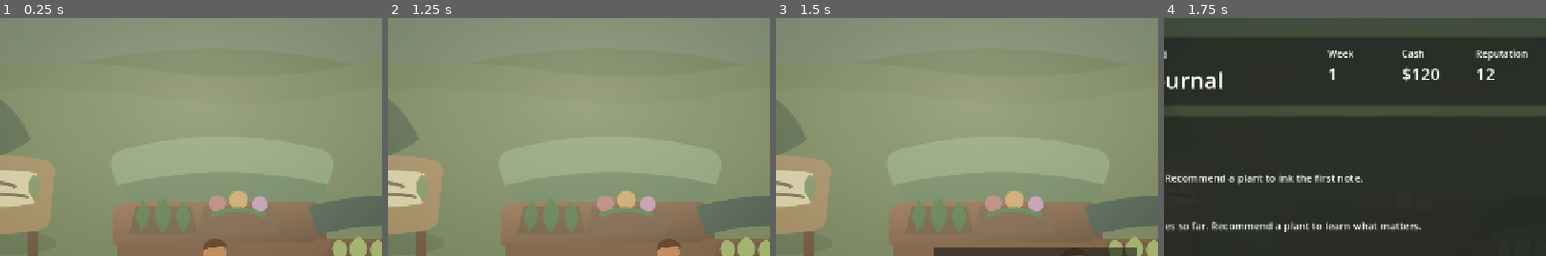
Above: before the commit, frames 1-4 (left to right).
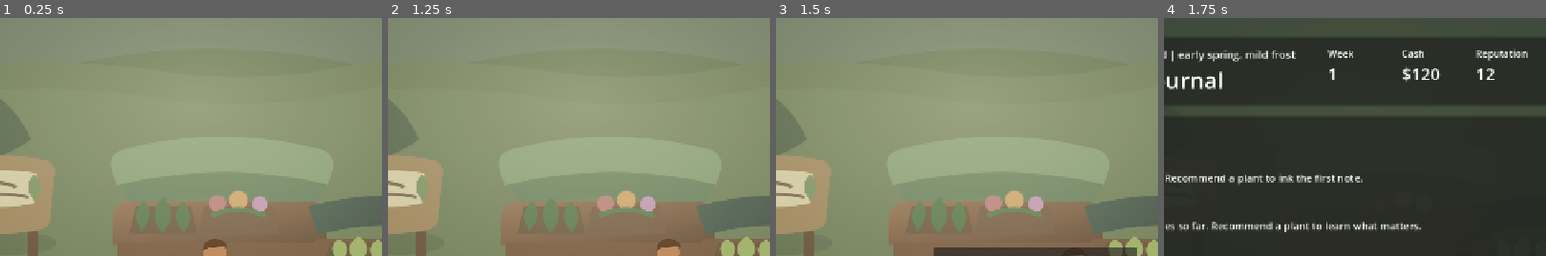
Above: after the commit, the same moments.

Repository: ethan-adams/garden-nursery
Game: Godot game, scene res://scenes/main/main.tscn
The game is run twice, just before and just after one commit, with the same random seed, the same clock (stepped at 60 frames per second) and the same inputs.
Inputs:
- Up to frame 1 (0.25 s): no input
- Up to frame 2 (1.25 s): tap Enter (ui_accept) at 0.5, 0.77 s; hold Right (ui_right) from 0.53 s (still down)
- Up to frame 3 (1.5 s): release Right (ui_right) at 1.28 s; hold Down (ui_down) from 1.28 s (still down)
- Up to frame 4 (1.75 s): keep holding Down (ui_down); tap Enter (ui_accept) at 1.52 s
The pictures show only the part of the screen within x 22-72%, y 0-50%; the shares and areas given below are measured in that part.

Frames 1-3 are identical in both runs. In frame 4, 0.6% of the frame differs, in the area x 2-35%, y 13-19%.

Commit message:
feat: add Hush Arbor weather calendar

Diff:
--- a/godot/data/regions/hush_arbor.json
+++ b/godot/data/regions/hush_arbor.json
@@ -18,6 +18,63 @@
     "cash": 120,
     "reputation": 12
   },
+  "season_calendar": [
+    {
+      "week": 1,
+      "season": "early spring",
+      "weather": "mild frost",
+      "forecast": "Mist in the low lane could clear into one silver-edged frost before market day.",
+      "points_to_traits": ["hardy", "early-spring", "cool-spring"],
+      "risk_traits": ["tender", "warmth-loving"],
+      "propagation_bonus_traits": ["hardy", "cool-spring"],
+      "propagation_risk_traits": ["tender", "warmth-loving"],
+      "uncertainty": 0.28
+    },
+    {
+      "week": 2,
+      "season": "mid spring",
+      "weather": "orchard bloom",
+      "forecast": "Old pear bloom has bees working every warm hour between showers.",
+      "points_to_traits": ["pollinator", "story-rich", "porch-friendly"],
+      "risk_traits": [],
+      "propagation_bonus_traits": ["pollinator", "damp-tolerant"],
+      "propagation_risk_traits": [],
+      "uncertainty": 0.2
+    },
+    {
+      "week": 3,
+      "season": "late spring",
+      "weather": "warm spell",
+      "forecast": "Three bright afternoons are likely, though the creek still cools the night air.",
+      "points_to_traits": ["culinary", "warmth-loving", "porch-friendly"],
+      "risk_traits": ["shade"],
+      "propagation_bonus_traits": ["warmth-loving", "culinary"],
+      "propagation_risk_traits": ["cool-spring"],
+      "uncertainty": 0.34
+    },
+    {
+      "week": 4,
+      "season": "early summer",
+      "weather": "wet lanes",
+      "forecast": "Rain keeps the lane soft; north porches smell like moss and wet stone.",
+      "points_to_traits": ["damp-tolerant", "shade", "low-effort"],
+      "risk_traits": ["drought-tolerant"],
+      "propagation_bonus_traits": ["damp-tolerant", "shade"],
+      "propagation_risk_traits": ["drought-tolerant"],
+      "uncertainty": 0.24
+    },
+    {
+      "week": 5,
+      "season": "late autumn",
+      "weather": "damp autumn",
+      "forecast": "Fog hangs in the orchard rows and customers ask what will settle in before cold.",
+      "points_to_traits": ["hardy", "soil-builder", "old-orchards"],
+      "risk_traits": ["tender", "warmth-loving"],
+      "propagation_bonus_traits": ["hardy", "soil-builder"],
+      "propagation_risk_traits": ["tender"],
+      "uncertainty": 0.3
+    }
+  ],
   "market_signals": [
     {
       "id": "weather_board_frost",
--- a/godot/scripts/core/nursery_run_state.gd
+++ b/godot/scripts/core/nursery_run_state.gd
@@ -137,7 +137,7 @@
 		}
 	var care_fit := NurseryRules.care_climate_fit(plant, region, current_signal())
 	var climate_score := int(care_fit.get("score", 0))
-	var adjusted_success = clamp(float(profile.get("success_chance", 0.75)) + (float(climate_score) * 0.03), 0.45, 0.98)
+	var adjusted_success: float = clamp(float(profile.get("success_chance", 0.75)) + (float(climate_score) * 0.03), 0.45, 0.98)
 	cash -= cost
 	weekly_bench_spend += cost
 	var tray := {
@@ -219,7 +219,8 @@
 
 func complete_propagation_tray(tray: Dictionary, plant: Dictionary) -> Dictionary:
 	var yield_count := int(tray.get("yield", 1))
-	var success_chance := float(tray.get("success_chance", 0.75))
+	var weather_adjustment := propagation_weather_adjustment(plant)
+	var success_chance: float = clamp(float(tray.get("success_chance", 0.75)) + weather_adjustment, 0.35, 0.98)
 	var roll := randf()
 	var rooted_count := 0
 	var result_label := "failed"
@@ -234,17 +235,21 @@
 		add_log("Propagation finished: %s added %d stock." % [plant.get("name", "tray"), rooted_count])
 		return {
 			"rooted": rooted_count,
-			"text": "%s tray %s: %d of %d starts joined inventory." % [
+			"text": "%s tray %s: %d of %d starts joined inventory. %s" % [
 				plant.get("name", "Propagation"),
 				result_label,
 				rooted_count,
-				yield_count
+				yield_count,
+				weather_propagation_text(weather_adjustment)
 			]
 		}
 	add_log("Propagation failed before saleable stock.")
 	return {
 		"rooted": 0,
-		"text": "%s tray failed gently: green at the edges, but not saleable yet." % plant.get("name", "Propagation")
+		"text": "%s tray failed gently: green at the edges, but not saleable yet. %s" % [
+			plant.get("name", "Propagation"),
+			weather_propagation_text(weather_adjustment)
+		]
 	}
 
 
@@ -301,8 +306,64 @@
 func current_signal() -> Dictionary:
 	var signals: Array = region.get("market_signals", [])
 	if signals.is_empty():
+		return current_calendar_signal()
+	return merged_signal_with_calendar(signals[selected_signal_index % signals.size()])
+
+
+func current_calendar_entry() -> Dictionary:
+	var calendar: Array = region.get("season_calendar", [])
+	if calendar.is_empty():
 		return {}
-	return signals[selected_signal_index % signals.size()]
+	var index := int(clamp(week - 1, 0, calendar.size() - 1))
+	return calendar[index]
+
+
+func current_calendar_signal() -> Dictionary:
+	var entry := current_calendar_entry()
+	if entry.is_empty():
+		return {}
+	return {
+		"id": "calendar_week_%d" % week,
+		"source": "%s forecast" % entry.get("weather", "weather"),
+		"text": entry.get("forecast", ""),
+		"points_to_traits": entry.get("points_to_traits", []),
+		"risk_traits": entry.get("risk_traits", []),
+		"uncertainty": float(entry.get("uncertainty", 0.25))
+	}
+
+
+func merged_signal_with_calendar(signal_data: Dictionary) -> Dictionary:
+	var entry := current_calendar_entry()
+	if entry.is_empty():
+		return signal_data
+	var merged := signal_data.duplicate(true)
+	merged["source"] = "%s + %s" % [signal_data.get("source", "market signal"), entry.get("weather", "forecast")]
+	merged["text"] = "%s\nForecast: %s" % [signal_data.get("text", ""), entry.get("forecast", "")]
+	merged["points_to_traits"] = _unique_strings(signal_data.get("points_to_traits", []) + entry.get("points_to_traits", []))
+	merged["risk_traits"] = _unique_strings(signal_data.get("risk_traits", []) + entry.get("risk_traits", []))
+	merged["uncertainty"] = max(float(signal_data.get("uncertainty", 0.0)), float(entry.get("uncertainty", 0.0)))
+	return merged
+
+
+func propagation_weather_adjustment(plant: Dictionary) -> float:
+	var entry := current_calendar_entry()
+	if entry.is_empty():
+		return 0.0
+	var traits: Array = plant.get("traits", [])
+	var bonus := NurseryRules.trait_score(traits, entry.get("propagation_bonus_traits", []))
+	var risk := NurseryRules.trait_score(traits, entry.get("propagation_risk_traits", []))
+	return clamp((float(bonus) * 0.04) - (float(risk) * 0.06), -0.18, 0.16)
+
+
+func weather_propagation_text(adjustment: float) -> String:
+	var entry := current_calendar_entry()
+	if entry.is_empty():
+		return ""
+	if adjustment > 0.01:
+		return "%s helped the tray." % entry.get("weather", "weather")
+	if adjustment < -0.01:
+		return "%s made the tray work harder." % entry.get("weather", "weather")
+	return "%s kept conditions even." % entry.get("weather", "weather")
 
 
 func find_plant(plant_id: String) -> Dictionary:
@@ -338,6 +399,18 @@
 		care_needs.get("light", "mixed"),
 		care_needs.get("difficulty", "moderate"),
 		care_fit.get("summary", "")
+	]
+
+
+func calendar_summary_text() -> String:
+	var entry := current_calendar_entry()
+	if entry.is_empty():
+		return "No forecast posted."
+	return "%s, %s: %s (%d%% uncertain)." % [
+		entry.get("season", region.get("season", "season")),
+		entry.get("weather", "weather"),
+		entry.get("forecast", ""),
+		int(float(entry.get("uncertainty", 0.0)) * 100.0)
 	]
 
 
@@ -434,6 +507,18 @@
 			next_propagation_tray_id = max(next_propagation_tray_id, int(tray.get("id", 0)) + 1)
 
 
+func _unique_strings(values: Array) -> Array[String]:
+	var seen := {}
+	var unique: Array[String] = []
+	for value in values:
+		var text := str(value)
+		if text.is_empty() or seen.has(text):
+			continue
+		seen[text] = true
+		unique.append(text)
+	return unique
+
+
 func weekly_activity_snapshot() -> Dictionary:
 	return {
 		"customer_notes": weekly_customer_notes,
@@ -597,7 +682,11 @@
 	]
 	if not risks.is_empty():
 		text = "%s and warned against %s" % [text, ", ".join(risks)]
-	return "%s (%d%% uncertain)." % [text, int(float(signal_data.get("uncertainty", 0.0)) * 100.0)]
+	return "%s (%d%% uncertain). Weather: %s" % [
+		text,
+		int(float(signal_data.get("uncertainty", 0.0)) * 100.0),
+		calendar_summary_text()
+	]
 
 
 func relationship_summary() -> String:
--- a/godot/scripts/ui/nursery_stand.gd
+++ b/godot/scripts/ui/nursery_stand.gd
@@ -109,6 +109,7 @@
 	week_label.text = str(run_state.week)
 	cash_label.text = "$%d" % run_state.cash
 	reputation_label.text = str(run_state.reputation)
+	region_label.text = "Hush Arbor roadside yard | %s" % _calendar_header_text()
 	_render_signal()
 	_render_inventory()
 	_render_customers()
@@ -460,6 +461,13 @@
 	return run_state.plant_care_text(plant)
 
 
+func _calendar_header_text() -> String:
+	var entry := run_state.current_calendar_entry()
+	if entry.is_empty():
+		return "weather unposted"
+	return "%s, %s" % [entry.get("season", "season"), entry.get("weather", "weather")]
+
+
 func _clip_text(text: String, max_length: int) -> String:
 	return run_state.clip_text(text, max_length)
 
Not shown, changed: docs/issue-backlog.md
Not shown, changed: docs/roadmap.md
Not shown, changed: docs/session-handoff.md
Not shown, changed: scripts/agent-check.mjs
Not shown, changed: scripts/simulation-rules.mjs
Not shown, changed: scripts/simulation-rules.test.mjs
Not shown, changed: scripts/validate-data.mjs
